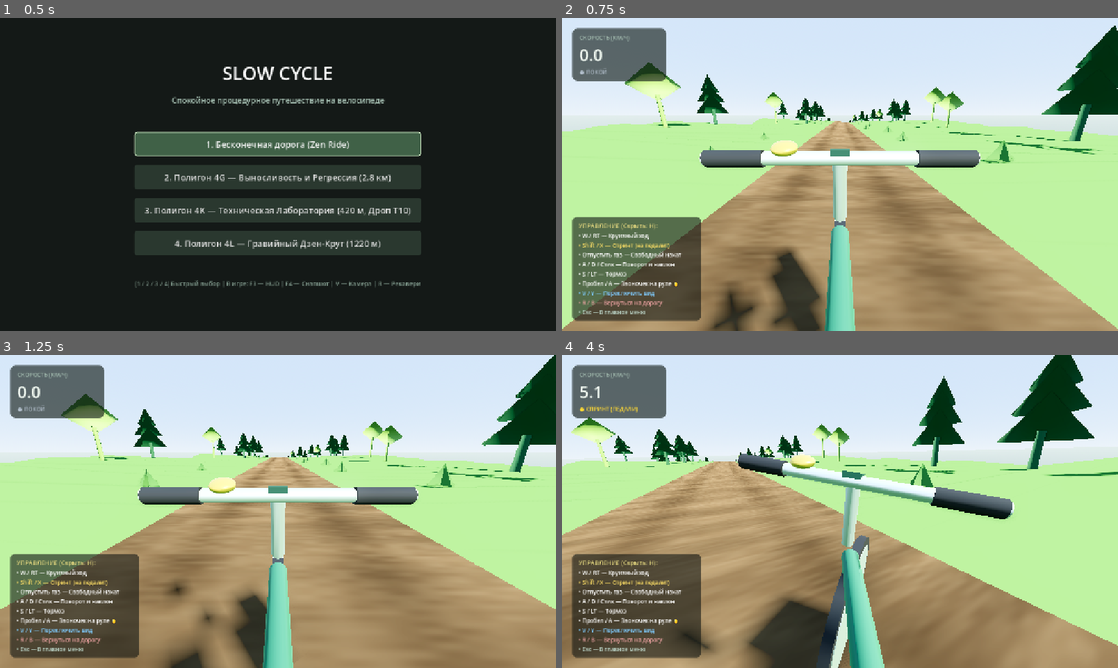
Above: before the commit, frames 1-4 (two rows, left to right).
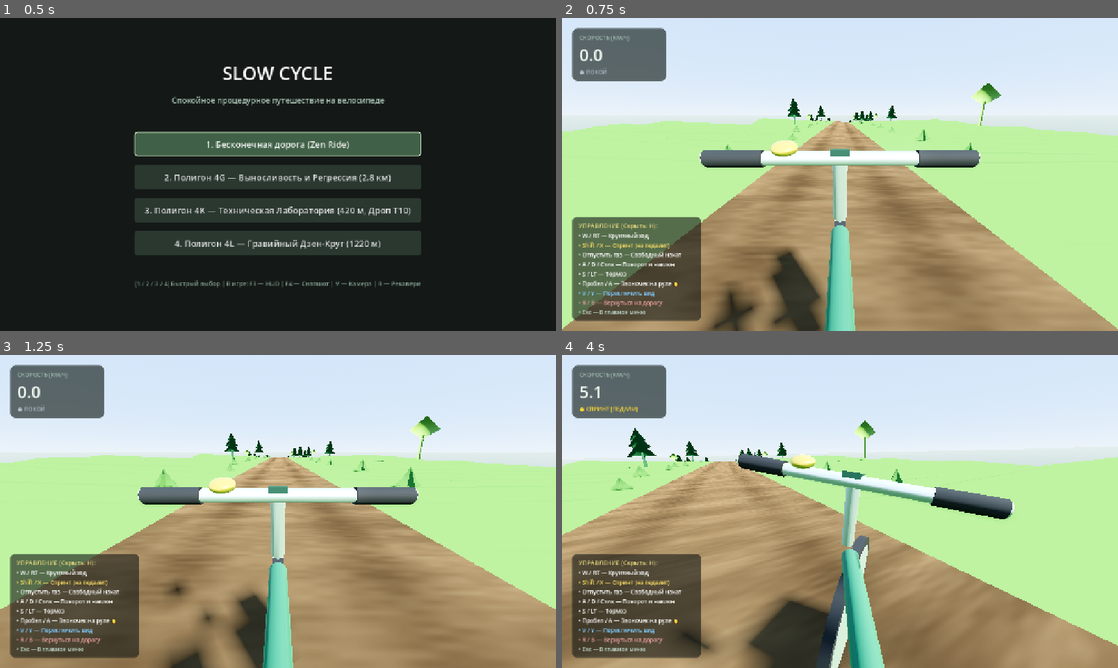
Above: after the commit, the same moments.

Repository: Guardorvd/slow-cycle
Game: Godot game, scene res://scenes/mode_select.tscn
Same seed, same stepped clock (60 frames per second), same inputs: the game is played once before the commit and once after it.
Inputs:
- Up to frame 1 (0.5 s): no input
- Up to frame 2 (0.75 s): click "1. Бесконечная дорога (Zen Ri…" at 0.5 s
- Up to frame 3 (1.25 s): no input
- Up to frame 4 (4 s): tap Enter at 1.25 s; hold D (steer_right) 1.28-2.03 s; hold W (pedal) 1.28-2.03 s; hold S (brake) 2.03-2.78 s; tap R (recover_ride) at 2.1 s; hold D (steer_right) from 2.78 s (still down); tap Space (ring_bell) at 2.85 s; tap Shift (sprint_pedal) at 3.6 s

Frame 1 is identical in both runs. In frame 2, 5.1% of the frame differs, in the area x 11-100%, y 2-47%; in frame 3, 5.2%; in frame 4, 6.4%, in the area x 1-100%, y 0-44%.

Commit message:
fix(audit): resolve verified defects D-22..D-26, D-28, D-29 and update audit roadmap
- D-24: reset pitch states in bicycle recovery teleport to prevent residual pitch on respawn
- D-25: support RECOVERY_FLAT (14) in chunk foliage meadow tree thinning
- D-26: smooth out analog brake fallback in forward dynamics
- D-23: synchronize rough gravel roadside shoulder bump in road chunk
- D-22: propagate stability check exit code in airborne empirical test
- D-28: add safety iteration limit in chunk streamer spawn loop
- D-29: re-orient bike basis along tangent on test teleport
- Update TECHNICAL_AUDIT_AND_ROADMAP.md status registry (125/125 PASS)

Diff:
--- a/scripts/player/bicycle_controller.gd
+++ b/scripts/player/bicycle_controller.gd
@@ -331,8 +331,10 @@
 	# Progressive braking with quadratic effort curve and analog brake
 	if is_braking:
 		var brake_strength: float = Input.get_action_strength("brake")
-		if brake_strength < 0.05:
-			brake_strength = 1.0 # Programmatic fallback
+		if brake_strength < 0.05 and brake_input <= 0.0:
+			brake_strength = 1.0 # Programmatic fallback for headless tests
+		elif brake_strength < 0.05:
+			brake_strength = brake_input
 		brake_input = minf(brake_strength, brake_input + (1.0 / brake_attack_time) * delta)
 	else:
 		brake_input = maxf(0.0, brake_input - (1.0 / brake_release_time) * delta)
@@ -581,6 +583,9 @@
 	cornering_scrub_accel = 0.0
 	sprint_boost = 0.0
 	current_bank = 0.0
+	current_pitch = 0.0
+	physics_pitch = 0.0
+	visual_pitch = 0.0
 	current_steer = 0.0
 	visual_steer = 0.0
 	crank_rotation = 0.0
--- a/scripts/test/test_airborne_empirical_gate.gd
+++ b/scripts/test/test_airborne_empirical_gate.gd
@@ -38,21 +38,29 @@
 	var all_results := [res_t6, res_t10]
 	all_results.append_array(res_synth)
 
+	var all_passed: bool = true
 	for r in all_results:
 		var name_str: String = str(r["name"])
 		var time_str: String = "%.3f s" % float(r["air_time_s"])
 		var dist_str: String = "%.2f m" % float(r["air_dist_m"])
 		var vy_str: String = "%.2f m/s" % float(r["landing_vy"])
 		var susp_str: String = "%d mm" % int(r["susp_compression_mm"])
-		var stab_str: String = "PASS [STABLE]" if bool(r["is_stable"]) else "WARN [INSTABILITY]"
+		var is_stable: bool = bool(r["is_stable"])
+		if not is_stable:
+			all_passed = false
+		var stab_str: String = "PASS [STABLE]" if is_stable else "WARN [INSTABILITY]"
 
 		print("%-28s | %-8s | %-9s | %-10s | %-12s | %s" % [
 			name_str, time_str, dist_str, vy_str, susp_str, stab_str
 		])
 
 	print("------------------------------------------------------------------")
-	print("[EMPIRICAL GATE COMPLETED SUCCESSFULLY: CALIBRATION READY]\n")
-	quit(0)
+	if all_passed:
+		print("[EMPIRICAL GATE COMPLETED SUCCESSFULLY: CALIBRATION READY]\n")
+		quit(0)
+	else:
+		printerr("[EMPIRICAL GATE FAILED: INSTABILITY DETECTED]\n")
+		quit(1)
 
 func _measure_riding_lab_t10() -> Dictionary:
 	var root_node = LabScene.instantiate()
--- a/scripts/test/test_track_ride.gd
+++ b/scripts/test/test_track_ride.gd
@@ -99,6 +99,10 @@
 	var s_l: float = 2120.0
 	var sample_l: Dictionary = generator.road_path.get_sample_at_distance(s_l)
 	bike.global_position = sample_l.position + Vector3(0, 0.45, 0)
+	var tang_l: Vector3 = sample_l.tangent
+	var horiz_tang_l: Vector3 = Vector3(tang_l.x, 0.0, tang_l.z).normalized()
+	if not horiz_tang_l.is_zero_approx():
+		bike.global_transform.basis = Basis.looking_at(horiz_tang_l, Vector3.UP)
 	bike.velocity = Vector3.ZERO
 	bike.current_speed = 6.0
 	for frame in range(30):
@@ -115,6 +119,10 @@
 	var s_j: float = 1900.0
 	var sample_j: Dictionary = generator.road_path.get_sample_at_distance(s_j)
 	bike.global_position = sample_j.position + Vector3(0, 0.45, 0)
+	var tang_j: Vector3 = sample_j.tangent
+	var horiz_tang_j: Vector3 = Vector3(tang_j.x, 0.0, tang_j.z).normalized()
+	if not horiz_tang_j.is_zero_approx():
+		bike.global_transform.basis = Basis.looking_at(horiz_tang_j, Vector3.UP)
 	bike.velocity = Vector3.ZERO
 	bike.current_speed = 7.0
 	for frame in range(30):
--- a/scripts/world/chunk_foliage.gd
+++ b/scripts/world/chunk_foliage.gd
@@ -20,7 +20,7 @@
 	var grass_transforms: Array[Transform3D] = []
 
 	var seg_type: int = path_data.segment_types[s_idx]
-	var is_open_meadow: bool = (seg_type == 5) # 5 = MEADOW
+	var is_open_meadow: bool = (seg_type == 14 or seg_type == 5) # 14 = RECOVERY_FLAT, 5 = MEADOW
 	var tree_chance: float = 0.25 if is_open_meadow else 0.75
 
 	# Half-open interval [s_idx, e_idx) prevents duplicate foliage at chunk boundaries
--- a/scripts/world/chunk_streamer.gd
+++ b/scripts/world/chunk_streamer.gd
@@ -41,9 +41,11 @@
 	var total_s: float = road_path.get_total_distance()
 
 	# 1. Spawn chunks ahead
-	while (total_s - player_s) < AHEAD_DISTANCE:
+	var spawn_guard: int = 0
+	while (total_s - player_s) < AHEAD_DISTANCE and spawn_guard < 15:
 		_spawn_next_chunk()
 		total_s = road_path.get_total_distance()
+		spawn_guard += 1
 
 	# 2. Despawn chunks behind
 	var ids_to_remove: Array[int] = []
--- a/scripts/world/road_chunk.gd
+++ b/scripts/world/road_chunk.gd
@@ -37,7 +37,7 @@
 
 	# 2. Build Roadside Terrain Strip (Layer 3: Grass)
 	var noise: FastNoiseLite = shared_materials.get("noise")
-	_build_terrain_mesh(path_data, s_idx, e_idx, shared_materials.get("grass"), noise)
+	_build_terrain_mesh(path_data, s_idx, e_idx, shared_materials.get("grass"), noise, is_rough)
 
 	# 3. Populate Chunk-Local MultiMesh Foliage
 	var foliage_spawner = ChunkFoliageClass.new()
@@ -108,7 +108,7 @@
 	road_body.add_child(col_shape)
 	add_child(road_body)
 
-func _build_terrain_mesh(path_data: RefCounted, s_idx: int, e_idx: int, mat: Material, noise: FastNoiseLite = null) -> void:
+func _build_terrain_mesh(path_data: RefCounted, s_idx: int, e_idx: int, mat: Material, noise: FastNoiseLite = null, is_rough: bool = false) -> void:
 	var st := SurfaceTool.new()
 	st.begin(Mesh.PRIMITIVE_TRIANGLES)
 	if mat:
@@ -126,6 +126,13 @@
 
 		var road_left: Vector3 = pt - binorm * ROAD_HALF_WIDTH
 		var road_right: Vector3 = pt + binorm * ROAD_HALF_WIDTH
+
+		if is_rough:
+			var t_chunk: float = float(i) / float(maxi(num_pts - 1, 1))
+			var envelope: float = smoothstep(0.0, 0.15, t_chunk) * smoothstep(1.0, 0.85, t_chunk)
+			var bump: float = 0.025 * sin(dist * 2.5) * envelope
+			road_left.y += bump
+			road_right.y += bump
 
 		var outer_left_base: Vector3 = pt - binorm * (ROAD_HALF_WIDTH + TERRAIN_WIDTH)
 		var outer_right_base: Vector3 = pt + binorm * (ROAD_HALF_WIDTH + TERRAIN_WIDTH)
Not shown, changed: TECHNICAL_AUDIT_AND_ROADMAP.md
